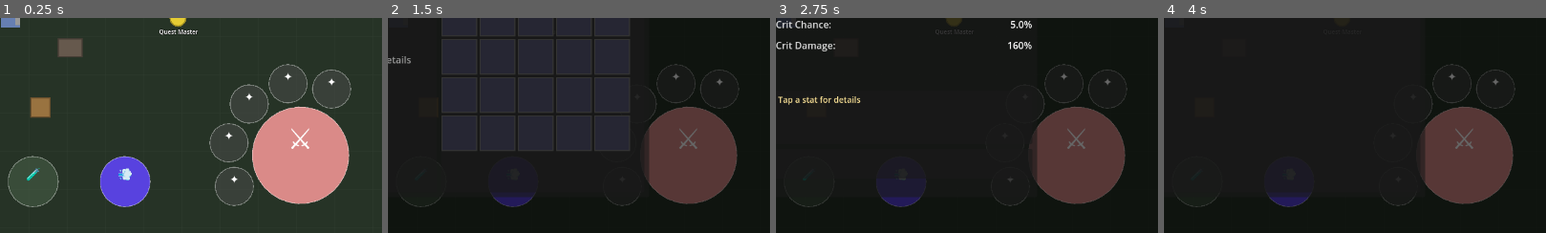
Above: before the commit, frames 1-4 (left to right).
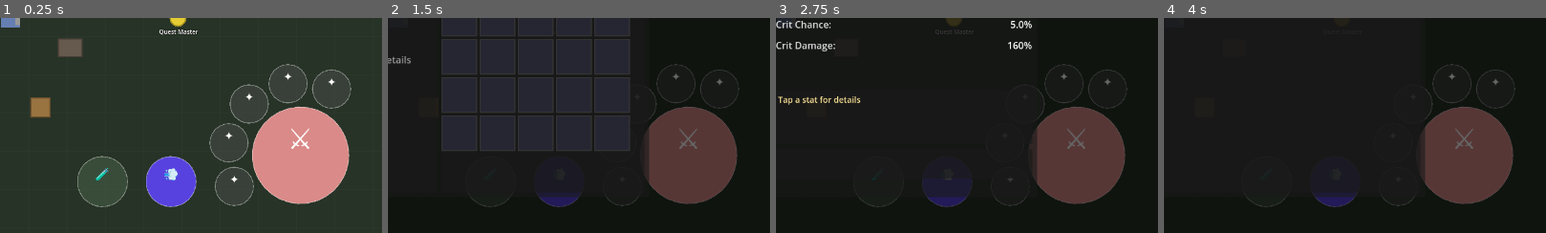
Above: after the commit, the same moments.

Repository: MatousHruska/MobileTestia
Game: Godot game, scene res://scenes/world/test_zone.tscn
The game is run twice, just before and just after one commit, with the same random seed, the same clock (stepped at 60 frames per second) and the same inputs.
Inputs:
- Up to frame 1 (0.25 s): no input
- Up to frame 2 (1.5 s): click "☰" at 0.5 s; click "Inventory" at 1.25 s
- Up to frame 3 (2.75 s): click "Stats" at 2 s
- Up to frame 4 (4 s): click "Skills" at 2.75 s; click "Quests" at 3.5 s
The pictures show only the part of the screen within x 49-99%, y 50-100%; the shares and areas given below are measured in that part.

The runs differ from the first frame. In frame 1, 8.6% of the frame differs, in the area x 2-52%, y 64-88%; in frame 2, 1.2%; in frame 3, 2.7%; in frame 4, 1.2%.

Commit message:
Adjsutments

Diff:
--- a/resources/combat_hud_config.tres
+++ b/resources/combat_hud_config.tres
@@ -1,41 +1,8 @@
-[gd_resource type="Resource" script_class="CombatHUDConfig" load_steps=2 format=3]
+[gd_resource type="Resource" script_class="CombatHUDConfig" load_steps=2 format=3 uid="uid://cq84144a0oxct"]
 
-[ext_resource type="Script" path="res://scripts/ui/combat/combat_hud_config.gd" id="1_script"]
+[ext_resource type="Script" uid="uid://cha3i88nc4sw7" path="res://scripts/ui/combat/combat_hud_config.gd" id="1_script"]
 
 [resource]
 script = ExtResource("1_script")
-attack_radius = 81.0
-attack_color = Color(0.98, 0.6, 0.6, 0.85)
-attack_pressed_color = Color(1, 0.8, 0.8, 0.95)
-attack_offset_pct = Vector2(0.12, 0.18)
-ability_count = 5
-ability_radius = 32.0
-ability_color = Color(0.55, 1, 0.98, 0.85)
-ability_pressed_color = Color(0.75, 1, 1, 0.95)
-ability_no_mana_color = Color(0.3, 0.3, 0.5, 0.7)
-ability_cooldown_color = Color(0.2, 0.2, 0.2, 0.6)
-arc_distance_pct = 0.17
-arc_start_angle = 155.0
-arc_end_angle = 295.0
-dodge_radius = 42.0
-dodge_color = Color(0.38, 0.27, 1, 0.85)
-dodge_pressed_color = Color(0.55, 0.45, 1, 0.95)
-dodge_no_stamina_color = Color(0.3, 0.3, 0.4, 0.7)
-dodge_offset_pct = Vector2(0.35, 0.12)
-quick_slot_radius = 42.0
-quick_slot_color = Color(0.51, 1, 0.37, 0.85)
-quick_slot_pressed_color = Color(0.7, 1, 0.6, 0.95)
-quick_slot_empty_color = Color(0.3, 0.4, 0.3, 0.5)
-quick_slot_offset_pct = Vector2(0.47, 0.12)
-interact_offset_pct = Vector2(0.18, 0.45)
-interact_size = Vector2(84, 35)
-press_scale = 0.9
-press_animation_duration = 0.08
-button_border_width = 1.4
-button_border_color = Color(1, 1, 1, 0.4)
-base_screen_height = 720.0
-min_scale = 0.7
-max_scale = 1.4
-user_scale = 1.0
-left_handed_mode = false
-layout_preset = "default"
+dodge_offset_pct = Vector2(0.29, 0.12)
+quick_slot_offset_pct = Vector2(0.38, 0.12)
--- a/scenes/ui/hud/game_hud.tscn
+++ b/scenes/ui/hud/game_hud.tscn
@@ -1,20 +1,22 @@
 [gd_scene load_steps=5 format=3 uid="uid://hud001"]
 
-[ext_resource type="Script" path="res://scripts/ui/hud.gd" id="1_hud"]
-[ext_resource type="Script" path="res://scripts/ui/virtual_joystick.gd" id="2_joystick"]
-[ext_resource type="Script" path="res://scripts/ui/combat/combat_hud.gd" id="3_combat_hud"]
-[ext_resource type="Resource" path="res://resources/combat_hud_config.tres" id="4_config"]
+[ext_resource type="Script" uid="uid://br4h1ax47ulgc" path="res://scripts/ui/hud.gd" id="1_hud"]
+[ext_resource type="Script" uid="uid://btbo036keydtr" path="res://scripts/ui/virtual_joystick.gd" id="2_joystick"]
+[ext_resource type="Script" uid="uid://33cvvlcwf3ea" path="res://scripts/ui/combat/combat_hud.gd" id="3_combat_hud"]
+[ext_resource type="Resource" uid="uid://cq84144a0oxct" path="res://resources/combat_hud_config.tres" id="4_config"]
 
 [node name="HUD" type="CanvasLayer"]
 layer = 10
 script = ExtResource("1_hud")
 
 [node name="PlayerFrame" type="Control" parent="."]
+layout_mode = 3
 anchors_preset = 0
 offset_right = 200.0
 offset_bottom = 130.0
 
 [node name="MenuButton" type="Control" parent="."]
+layout_mode = 3
 anchors_preset = 1
 anchor_left = 1.0
 anchor_right = 1.0
@@ -31,6 +33,7 @@
 text = "☰"
 
 [node name="Controls" type="Control" parent="."]
+layout_mode = 3
 anchors_preset = 15
 anchor_right = 1.0
 anchor_bottom = 1.0
@@ -48,7 +51,6 @@
 offset_right = 216.0
 offset_bottom = -16.0
 grow_vertical = 0
-mouse_filter = 0
 
 [node name="VirtualJoystick" type="Control" parent="Controls/JoystickArea"]
 layout_mode = 1
@@ -57,9 +59,7 @@
 anchor_bottom = 1.0
 grow_horizontal = 2
 grow_vertical = 2
-mouse_filter = 0
 script = ExtResource("2_joystick")
-mode = 0
 joystick_radius = 80.0
 knob_radius = 40.0
 
Not shown, added: scripts/ui/combat/ability_slot.gd.uid
Not shown, added: scripts/ui/combat/combat_hud.gd.uid
Not shown, added: scripts/ui/combat/combat_hud_config.gd.uid
